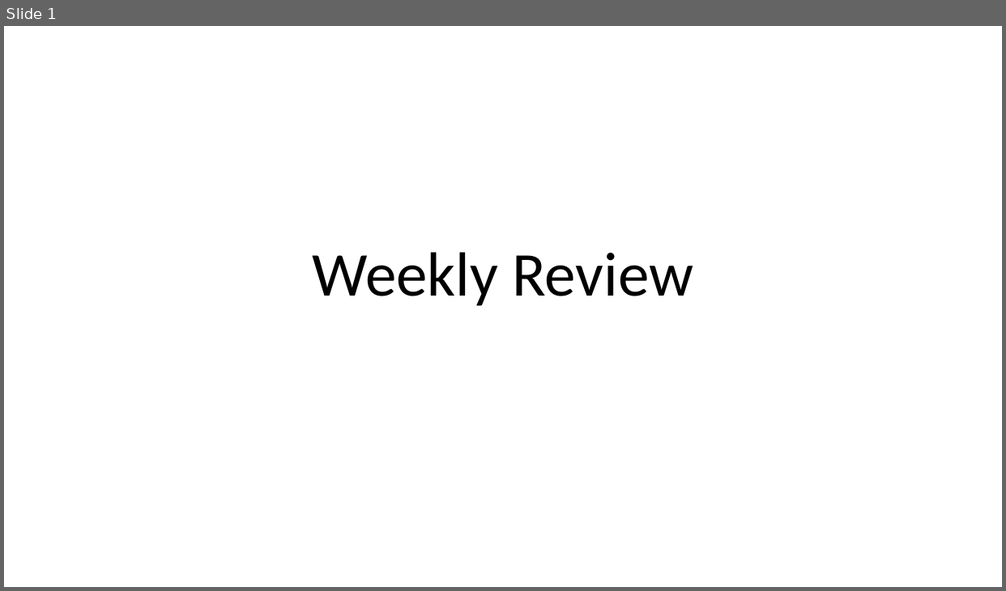
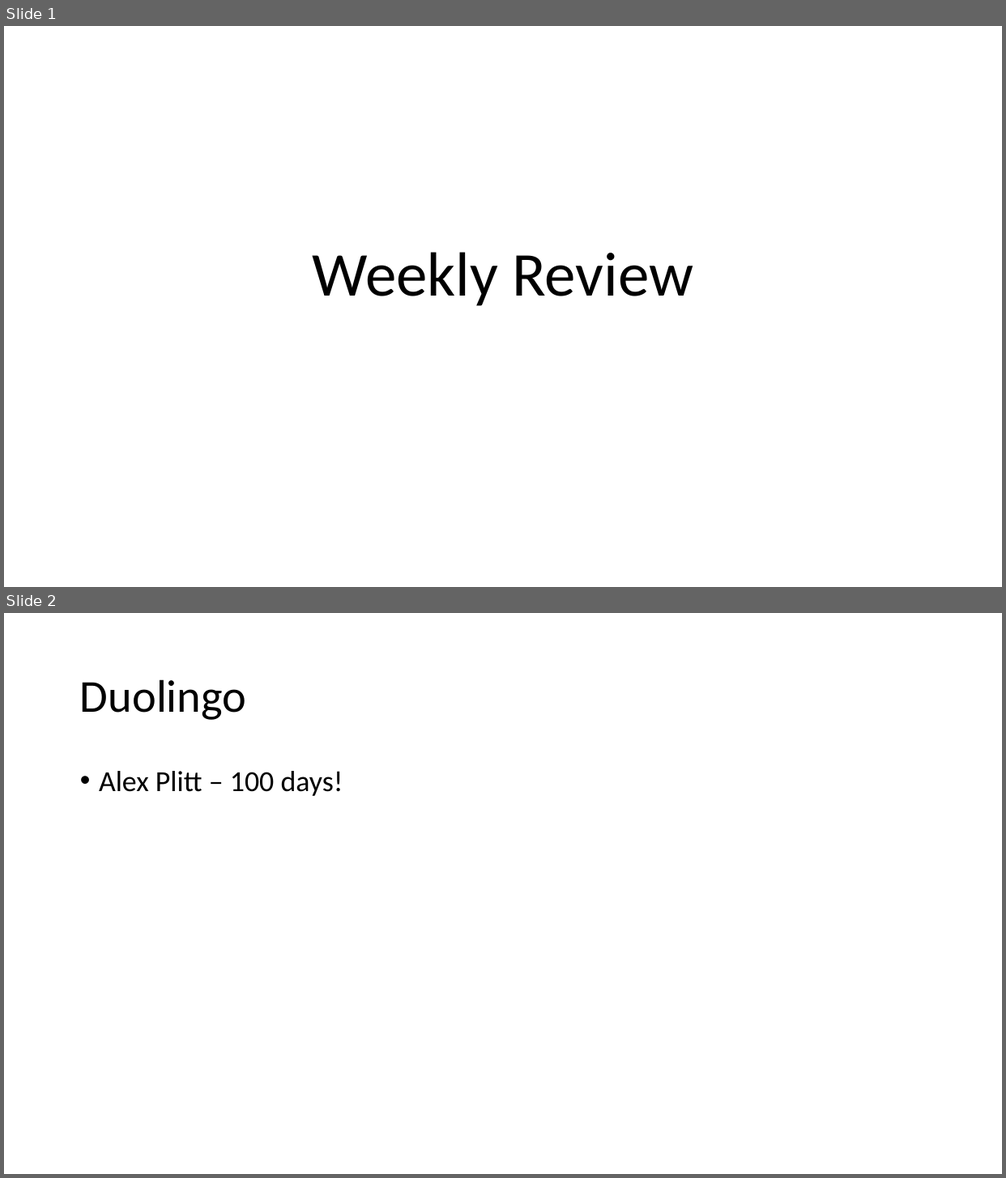
Before and after one commit to parke2023059/docpacs2223, a slide deck: docpac_20270123/Weekly Review.pptx. Shown one above the other, each under a label of ours: slide 1 before the commit, slides 1 and 2 after it. The pictures are 1006x591 and 1006x1178 pixels, drawn with LibreOffice and Linux fonts; fonts in the diff are those of the drawing. Boxes give left, top, right and bottom in pixels: in the first picture for what was removed or moved away, otherwise in the second. Text is boxed around its words. In the diff, an @@ line names an element or a change of style, - is before the commit and + after.

```diff
--- a/docpac_20270123/Weekly Review.pptx
+++ b/docpac_20270123/Weekly Review.pptx
@@ slide 2 added at (4,613,1002,1174), background #FFFFFF @@
@@ title added at (80,679,247,720), 44 pt, text #000000 @@
+Duolingo
@@ text added at (99,771,343,796), 28 pt, text #000000 @@
+• Alex Plitt – 100 days!
```
Also in this commit, not shown: 5 slides changed, 1 other slide added, 1 slide removed, 1 other file.
